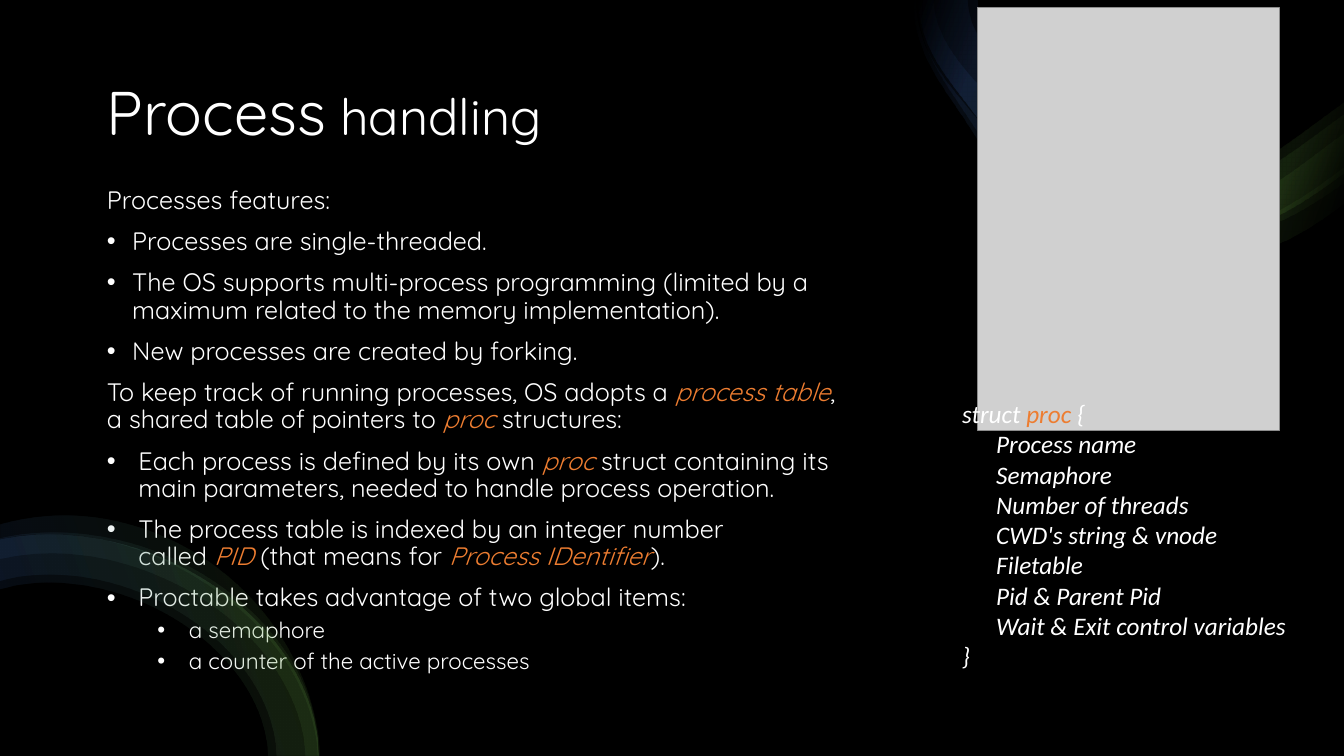
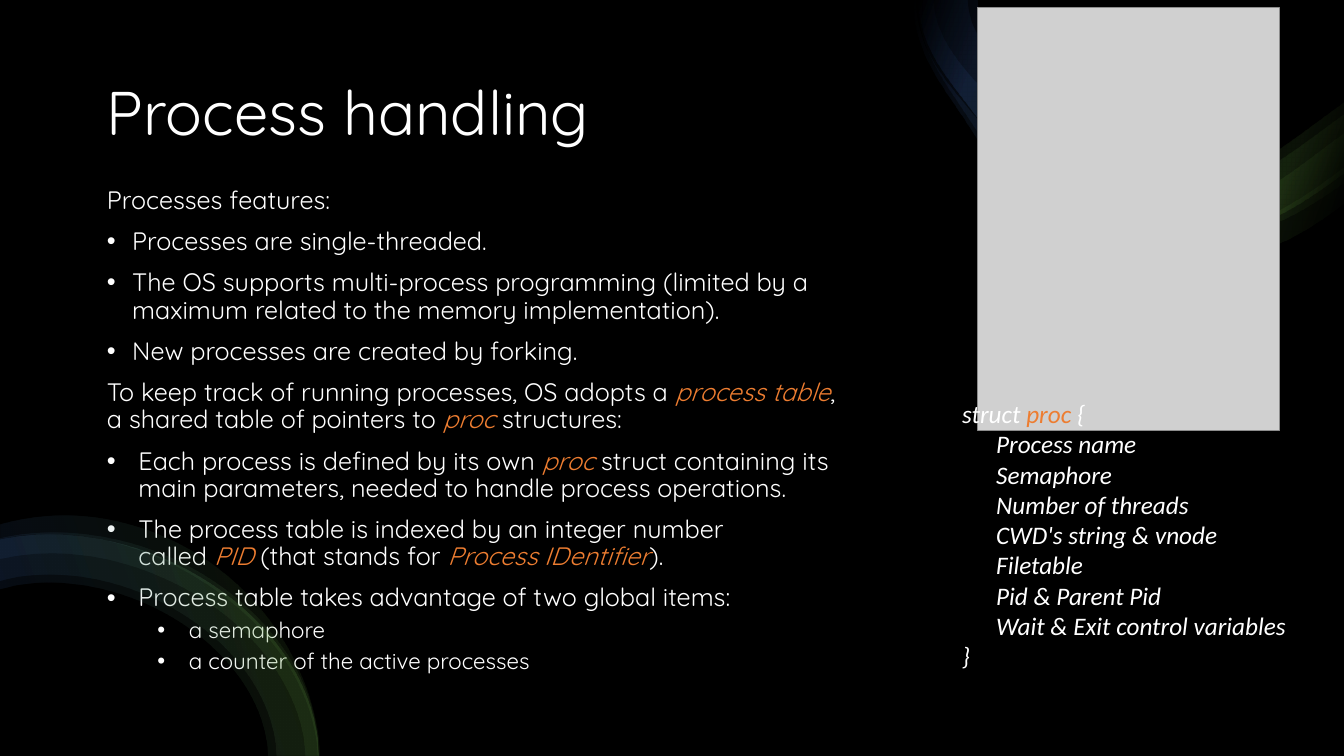
Before and after one commit to DavideAlta/OS161-shell, a slide deck: slide 5 of OS161-shell.pptx. Drawn at 1344x756 pixels with LibreOffice and Linux fonts; fonts in the diff are those of the drawing; grey boxes stand for pictures. Boxes give left, top, right and bottom in pixels: in the first picture for what was removed or moved away, otherwise in the second. Text is boxed around its words. In the diff, an @@ line names an element or a change of style, - is before the commit and + after.

```diff
--- a/OS161-shell.pptx
+++ b/OS161-shell.pptx
@@ title "Process handling" at (107,89,589,148): size 36 to 44 pt in "handling" @@
@@ text at (138,451,828,613): text changed @@
-• Each process is defined by its own proc struct containing its main parameters, needed to handle process operation.
-• The process table is indexed by an integer number called PID (that means for Process IDentifier).
-• Proctable takes advantage of two global items:
+• Each process is defined by its own proc struct containing its main parameters, needed to handle process operations.
+• The process table is indexed by an integer number called PID (that stands for Process IDentifier).
+• Process table takes advantage of two global items:
```
Also in this commit, not shown: 10 other slides changed.
